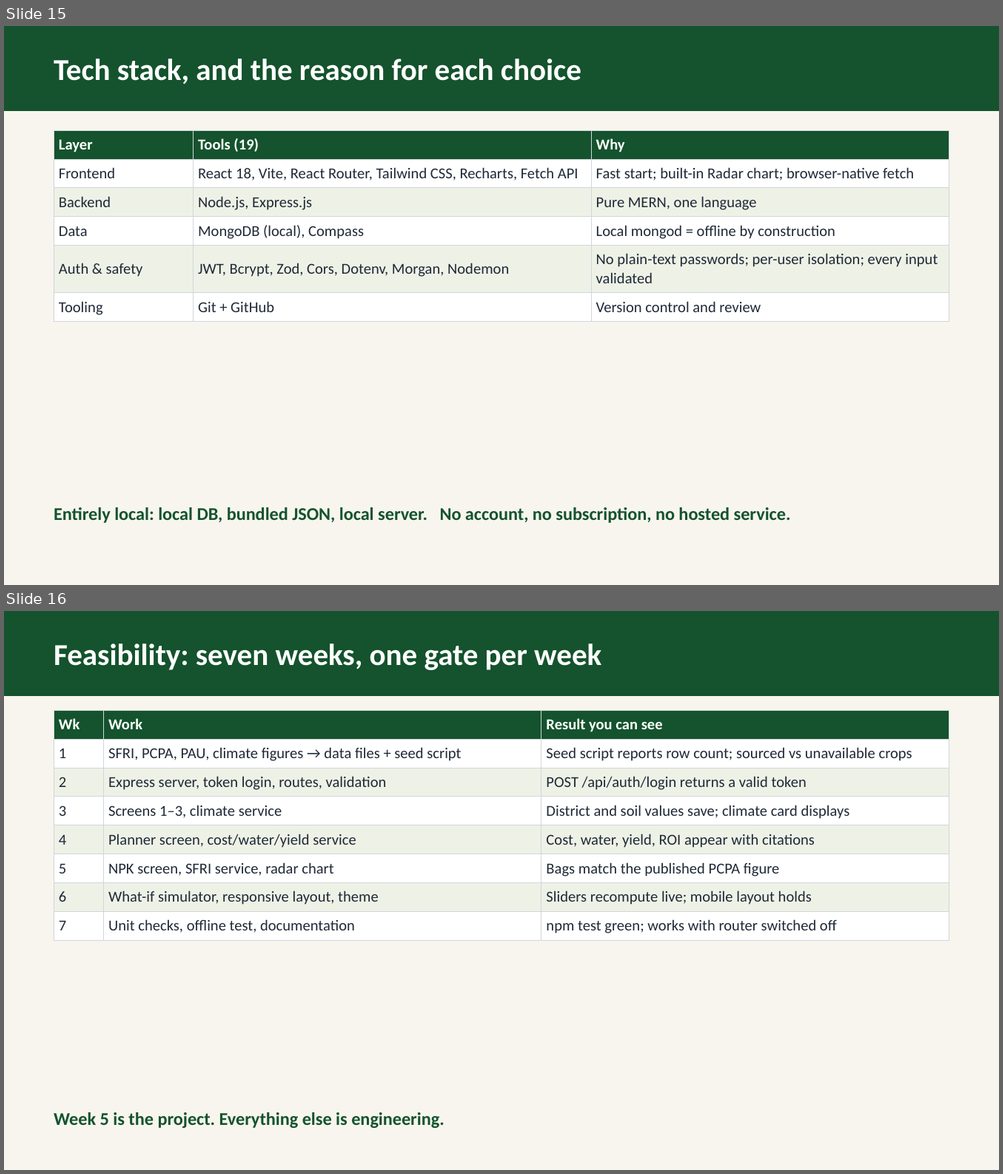
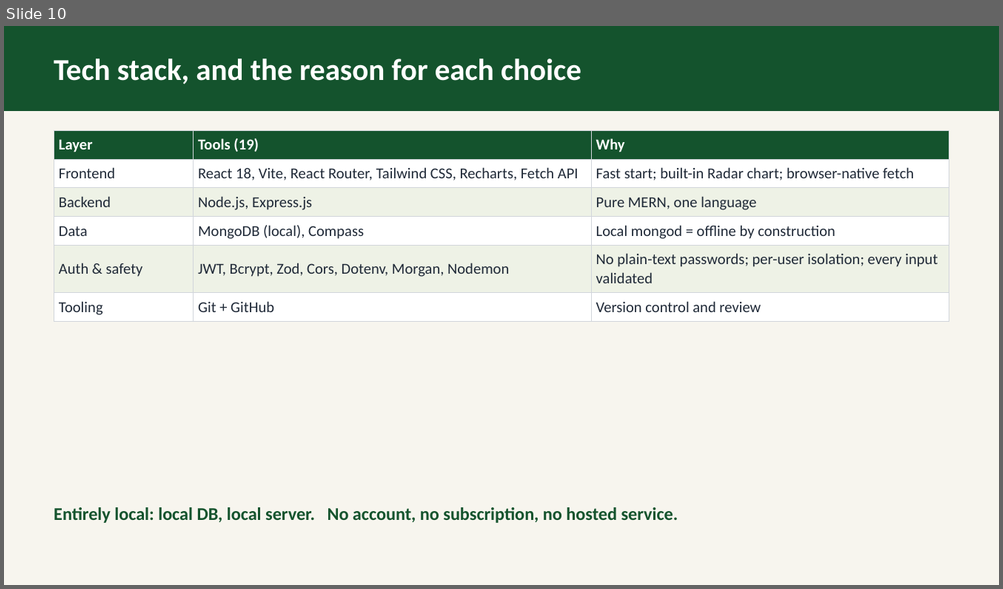
Before and after one commit to abdullahmunir139/my-fyp, a slide deck: deliverables/proposal/ppt/group_2_AgriPulse_Soil-Test_Driven_Farm_Planner.pptx. Shown one above the other, each under a label of ours: slides 15 and 16 before the commit, slide 10 after it. The pictures are 1003x1174 and 1003x589 pixels, drawn with LibreOffice and Linux fonts; fonts in the diff are those of the drawing. Boxes give left, top, right and bottom in pixels: in the first picture for what was removed or moved away, otherwise in the second. Text is boxed around its words. In the diff, an @@ line names an element or a change of style, - is before the commit and + after.

Commit message:
Update AgriPulse Soil-Test Driven Farm Planner documents: modify ODP, PDF, and PPTX files

```diff
--- a/deliverables/proposal/ppt/group_2_AgriPulse_Soil-Test_Driven_Farm_Planner.pptx
+++ b/deliverables/proposal/ppt/group_2_AgriPulse_Soil-Test_Driven_Farm_Planner.pptx
@@ slide 16 removed at (4,611,999,1170), background #F7F5EE @@
@@ rectangle removed at (4,611,999,695) @@
@@ text removed at (54,644,601,670) @@
-Feasibility: seven weeks, one gate per week
@@ table removed at (54,710,949,937), 8 rows, 3 columns @@
-Wk | Work | Result you can see
-1 | SFRI, PCPA, PAU, climate figures → data files + seed script | Seed script reports row count; sourced vs unavailable crops
-2 | Express server, token login, routes, validation | POST /api/auth/login returns a valid token
-3 | Screens 1–3, climate service | District and soil values save; climate card displays
-4 | Planner screen, cost/water/yield service | Cost, water, yield, ROI appear with citations
-5 | NPK screen, SFRI service, radar chart | Bags match the published PCPA figure
-6 | What-if simulator, responsive layout, theme | Sliders recompute live; mobile layout holds
-7 | Unit checks, offline test, documentation | npm test green; works with router switched off
@@ text removed at (54,1113,444,1128) @@
-Week 5 is the project. Everything else is engineering.
@@ what was slide 15 is now slide 10 @@
@@ slide 10 changed as well @@
@@ text at (54,508,678,523): text changed @@
-Entirely local: local DB, bundled JSON, local server. No account, no subscription, no hosted service.
+Entirely local: local DB, local server. No account, no subscription, no hosted service.
```
Also in this commit, not shown: 9 other slides changed, 2 slides added, 7 other slides removed, 2 other files.
